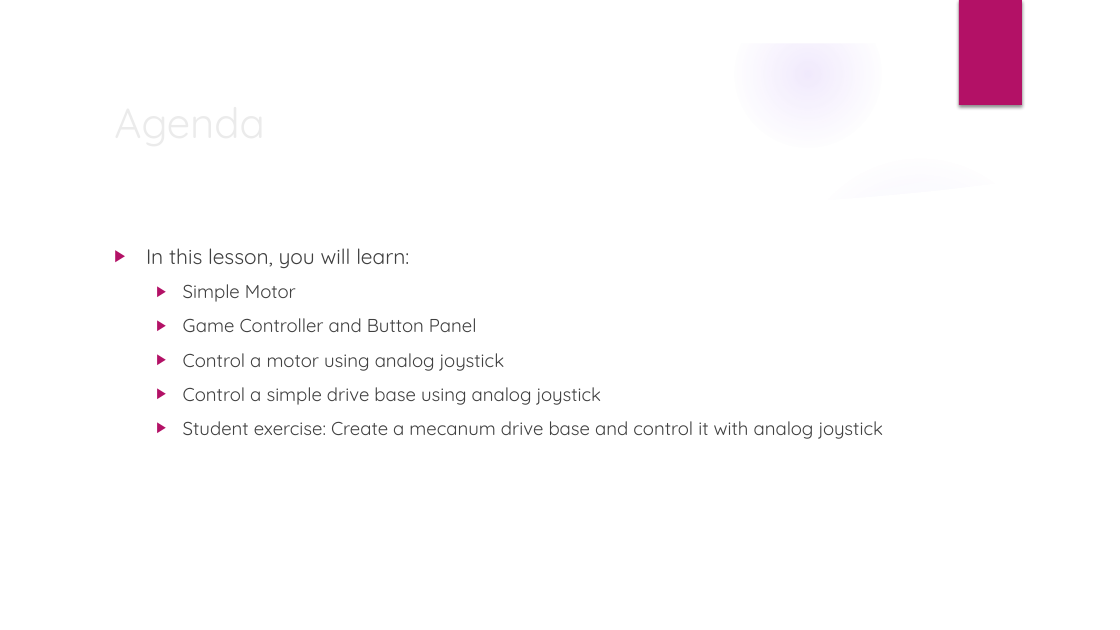
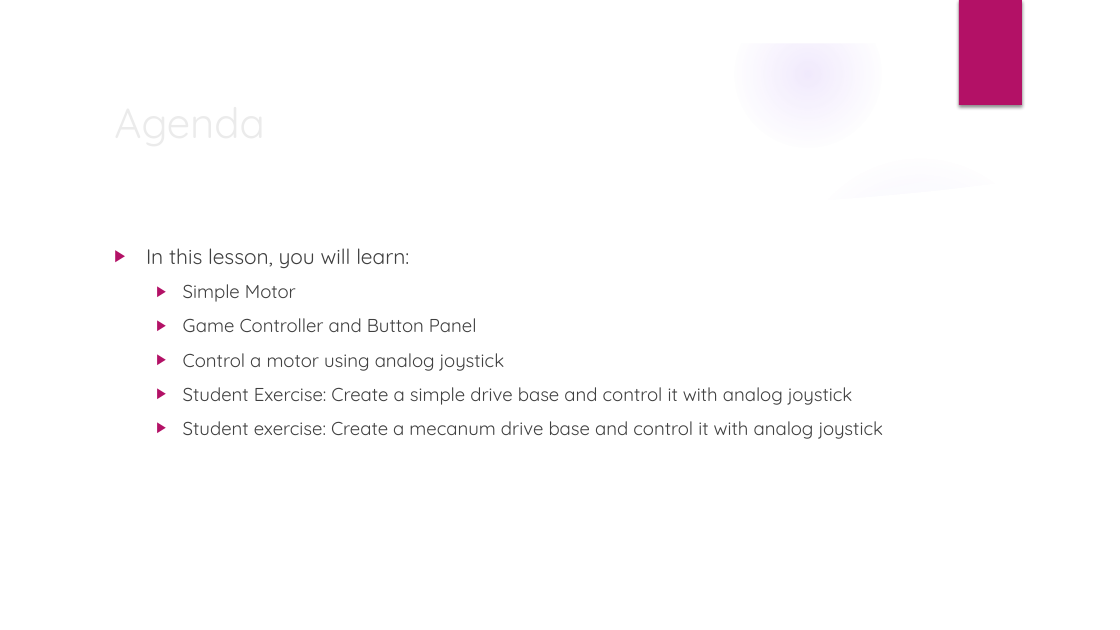
Before and after one commit to trc492/FrcProgrammingClass, a slide deck: slide 2 of Lesson3/AdvancedRoboticsLesson3.pptx. Drawn at 1120x630 pixels with LibreOffice and Linux fonts; fonts in the diff are those of the drawing; background and template pictures are left out. Boxes give left, top, right and bottom in pixels: in the first picture for what was removed or moved away, otherwise in the second. Text is boxed around its words. In the diff, an @@ line names an element or a change of style, - is before the commit and + after.

Commit message:
Minor changes.

```diff
--- a/Lesson3/AdvancedRoboticsLesson3.pptx
+++ b/Lesson3/AdvancedRoboticsLesson3.pptx
@@ text at bbox=[183, 387, 852, 405]: text changed @@
-  ▶ Control a simple drive base using analog joystick
+  ▶ Student Exercise: Create a simple drive base and control it with analog joystick
```
